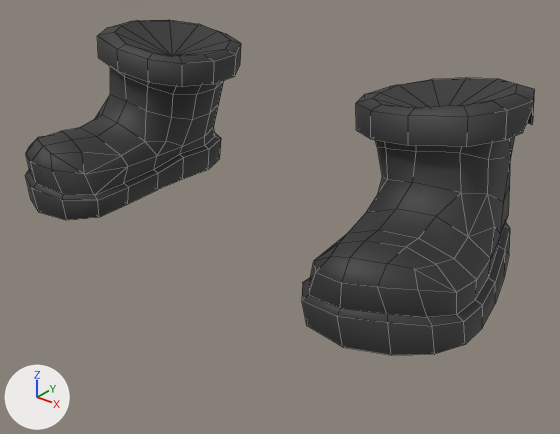
The FBX model Objects/Mesh/armour/obj_helldiver_armour_boots.fbx, before and after one commit.
One viewpoint serves both versions: a 50 mm camera at (0.019, -0.0225, 0.0142) aimed at (0.0009, 0.0001, 0.0002). The lights are fixed; the arrows at lower left show +X, +Y and +Z. Mesh edges are drawn as thin lines.

In view in the first picture: 'outfit_helldiver_shoes_low'.
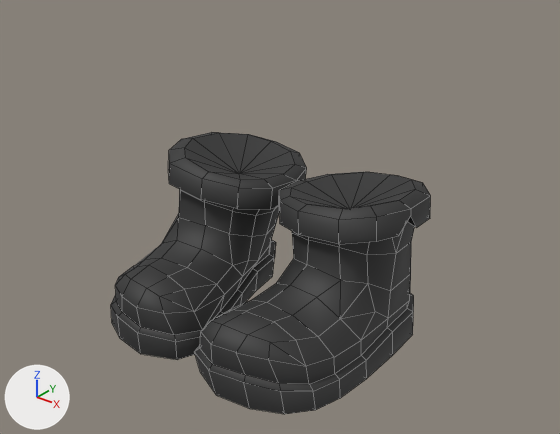
What changed in the scene script:
```text
Change me_plane_002:
    where me_plane_002.from_pydata(...)  # 336 vertices, 368 faces; spans x -1.08..1.08, y -0.57..0.51, z -0.02..0.65
    used by ob_outfit_helldiver_shoes_low; location = (0.0, 0.0, 0.0); scale = (0.01, 0.01, 0.01)
    me_plane_002 part 1: the loose piece of 168 vertices spanning x 0.38..1.08, y -0.57..0.51, z -0.02..0.65 is multiplied about its middle by the matrix ((0.966, 0.259, 0.0), (0.0, 0.0, 1.0), (0.259, -0.966, 0.0)), then moved by (-0.44, -0.14, -0.3)
    me_plane_002 part 2: the loose piece of 168 vertices spanning x -1.08..-0.38, y -0.57..0.51, z -0.02..0.65 is multiplied about its middle by the matrix ((0.966, -0.259, 0.0), (0.0, 0.0, 1.0), (-0.259, -0.966, 0.0)), then moved by (0.44, -0.14, -0.3)
Change ob_outfit_helldiver_shoes_low:
    ob_outfit_helldiver_shoes_low.rotation_euler: (0.0, 0.0, 0.0) -> (1.571, 0.0, 0.0)  # degrees (0, 0, 0) -> degrees (90, 0, 0)
```

Changed parts and their boxes (x1, y1, x2, y2) in the pictures (560 x 434 px; the box of a moved part takes in the faces that stretch with it):
'outfit_helldiver_shoes_low', reshaped, turned: before (25, 20, 535, 355); after (111, 132, 431, 414)
part 1 of me_plane_002, moved or reshaped: before (302, 78, 535, 355); after (194, 172, 431, 414)
part 2 of me_plane_002, moved or reshaped: before (25, 20, 241, 220); after (111, 132, 307, 360)
